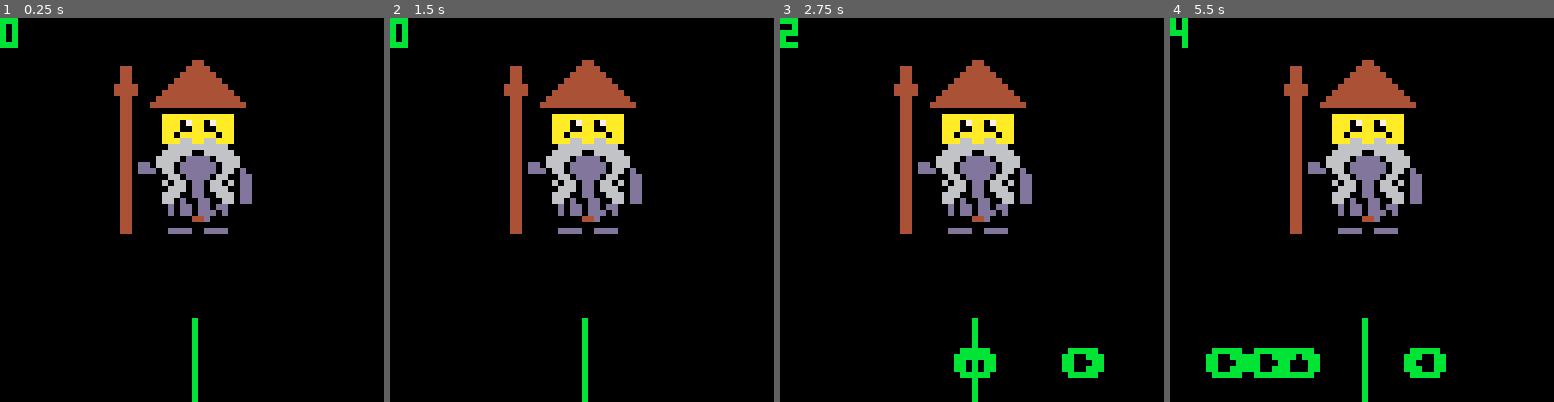
Above: before the commit, frames 1-4 (left to right).
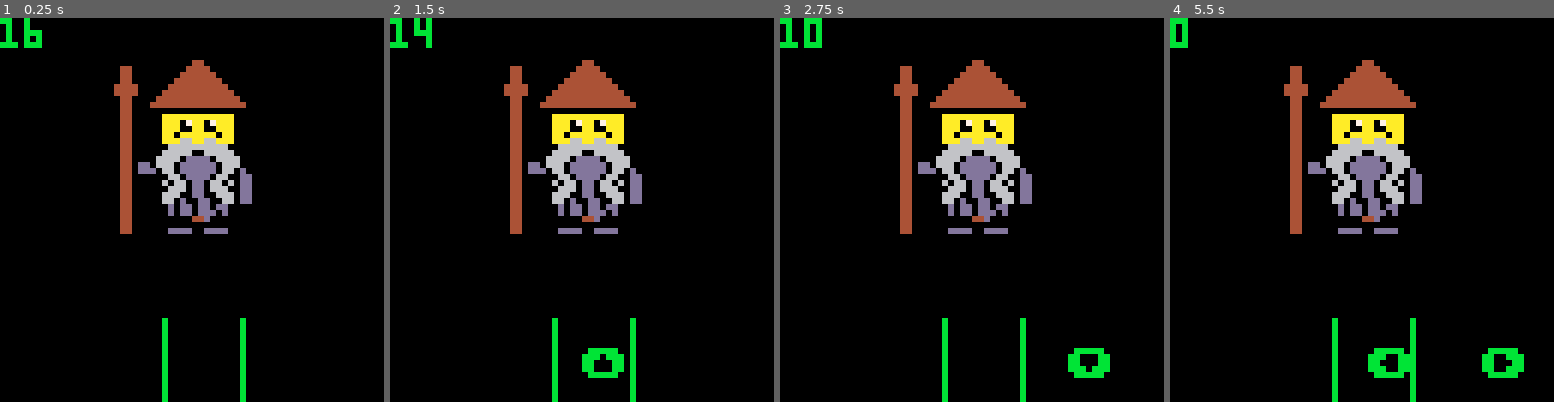
Above: after the commit, the same moments.

Repository: EmilieRobert33/LOWREZJAM
Game: PICO-8 cartridge qte.p8
The game is run twice, just before and just after one commit, with the same random seed, the same clock (stepped at 60 frames per second) and the same inputs.
Inputs:
- Up to frame 1 (0.25 s): no input
- Up to frame 2 (1.5 s): no input
- Up to frame 3 (2.75 s): hold Right 1.6-2.1 s; hold Up 2.15-2.42 s; hold Right from 2.47 s (still down)
- Up to frame 4 (5.5 s): release Right at 3.03 s; hold Left 3.08-3.58 s; hold Down 3.63-3.97 s; hold Right 4.02-4.68 s; hold Up 4.73-5.03 s; hold Left from 5.08 s (still down)

The runs differ from the first frame. In frame 1, 1.5% of the frame differs, in the area x 0-65%, y 0-100%; in frame 2, 1.9%; in frame 3, 2.5%; in frame 4, 4.1%, in the area x 0-93%, y 0-100%.

Commit message:
nouvelle version du combat

Diff:
--- a/qte.p8
+++ b/qte.p8
@@ -5,15 +5,80 @@
 function _init()
 	poke(0x5f2c,3)
 	notes={}
+	fini={}
+	frame=0
+	combo=0
+	temps=60
+	test_pat={"h",60,"h",30,"b",30,"b",40,"g",60,"d",20,"g",20,"d",60}
 end
 
 function _update60()
 
-	faire_note()
+	pattern(test_pat)
+--	faire_note()
+	if (btnp(2)) then
+		if (notes[1]!=nill and notes[1].x>=27 and notes[1].x<=40 and notes[1].s=="⬆️") then
+			del(notes,notes[1])
+			sfx(30+combo)
+			combo+=1
+			if (combo>9) combo=0
+		else
+			sfx(40)
+			combo=0
+		end
+	end
+	if (btnp(3)) then
+		if (notes[1]!=nill and notes[1].x>=27 and notes[1].x<=40 and notes[1].s=="⬇️") then
+			del(notes,notes[1])
+			sfx(30+combo)
+			combo+=1
+			if (combo>9) combo=0
+		else
+			sfx(40)
+			combo=0
+		end
+	end
+
+	if (btnp(0)) then
+		if (notes[1]!=nill and notes[1].x>=27 and notes[1].x<=40 and notes[1].s=="⬅️") then
+			del(notes,notes[1])
+			sfx(30+combo)
+			combo+=1
+			if (combo>9) combo=0
+		else
+			sfx(40)
+			combo=0
+		end
+	end
+
+	if (btnp(1)) then
+		if (notes[1]!=nill and notes[1].x>=27 and notes[1].x<=40 and notes[1].s=="➡️") then
+			del(notes,notes[1])
+			sfx(30+combo)
+			combo+=1
+			if (combo>9) combo=0
+		else
+			sfx(40)
+			combo=0
+		end
+	end
+…(4 lines of a section not shown)…
 	for i=1,#notes do
 		if (notes[i]!=nill) then
 			notes[i].x-=1
-			if (notes[i].x<-3) del(notes,notes[i])
+			if (notes[i].x<20) then
+				add(fini,notes[i])
+				del(notes,notes[i])
+				--sfx(31)
+			end
+		end
+	end
+	for a=1,#fini do
+		if (fini[i]!=nill) and (fini[i].x<-7) then
+			del(fini,notes[i])
 		end
 	end
 
@@ -22,9 +87,11 @@
 
 function _draw()
 	cls()
-	print (#notes)
+	print (#test_pat)
 	spr(0,15,4,4,4)
-	line(32,50,32,64,11)
+--	line(32,50,32,64,11)
+	line(27,50,27,64,11)
+	line(40,50,40,64,11)
 	for i=1,#notes do
 		local n=notes[i]
 		print(n.s,n.x,n.y)
@@ -32,24 +99,46 @@
 
 	end
 
-end
-
-function faire_note()
-
-	if btnp(2) then
+	for a=1,#fini do
+		local n=fini[i]
+		if n!=nill then
+			print(n.s,n.x,n.y)
+--			pset(n.x+3,n.y+3,9)
+		end
+
+	end
+
+
+end
+
+function pattern(s)
+	frame+=1
+	if (frame>=temps and s[1]!=nill) then
+		frame=0
+		temps=s[2]
+		del(s,s[2])
+		faire_note(del(s,s[1]))
+	end
+end
+
+
+
+function faire_note(a)
+
+	if (a=="h") then
 		local n={x=64,y=55,s="⬆️"}
 		add(notes,n)
 	end
 
-	if btnp(3) then
+	if (a=="b") then
 		local n={x=64,y=55,s="⬇️"}
 		add(notes,n)
 	end
-	if btnp(1) then
+	if (a=="d") then
 		local n={x=64,y=55,s="➡️"}
 		add(notes,n)
 	end
-	if btnp(0) then
+	if (a=="g") then
 		local n={x=64,y=55,s="⬅️"}
 		add(notes,n)
 	end
Not shown, changed: 42 lines of the sprite sheet (__gfx__) section of qte.p8
Not shown, changed: the sound effects (__sfx__) section of qte.p8
